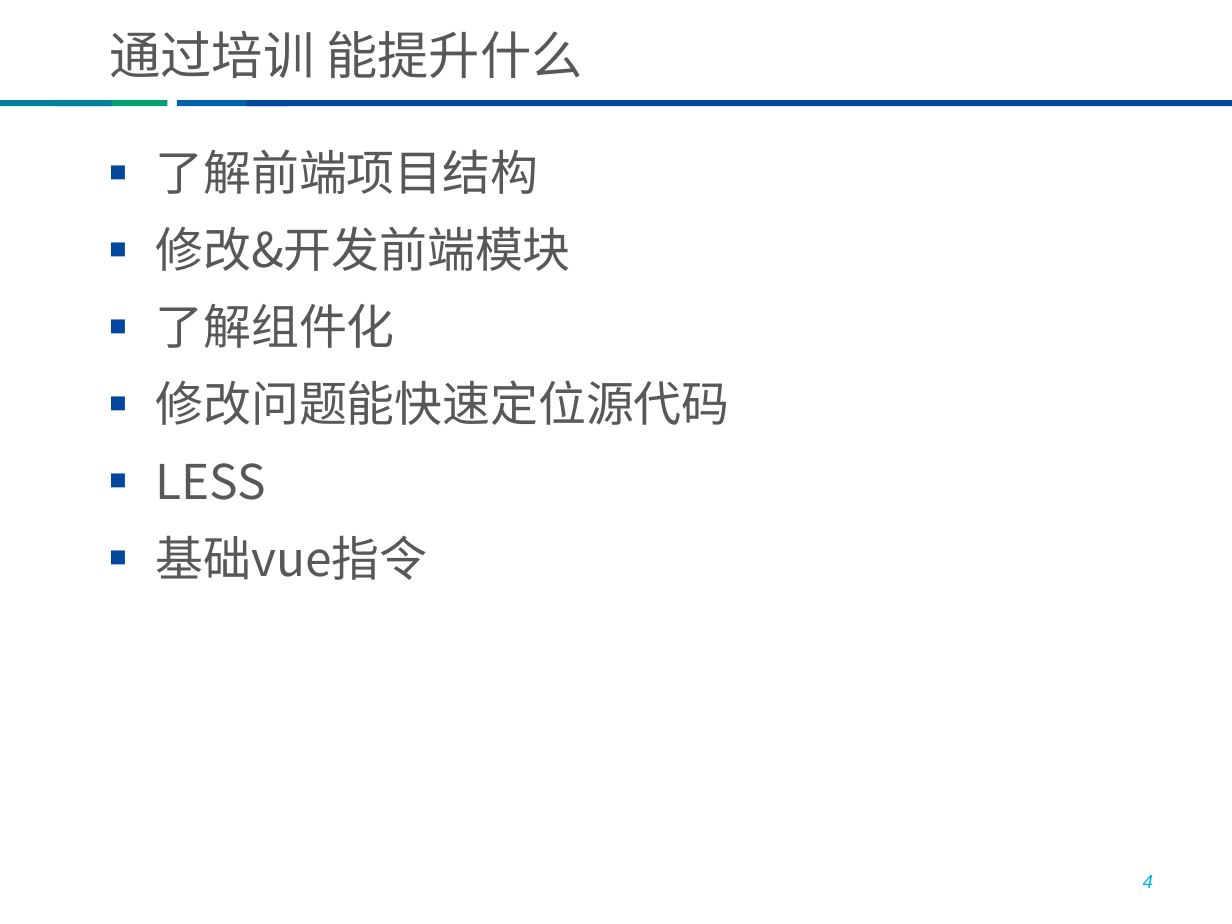
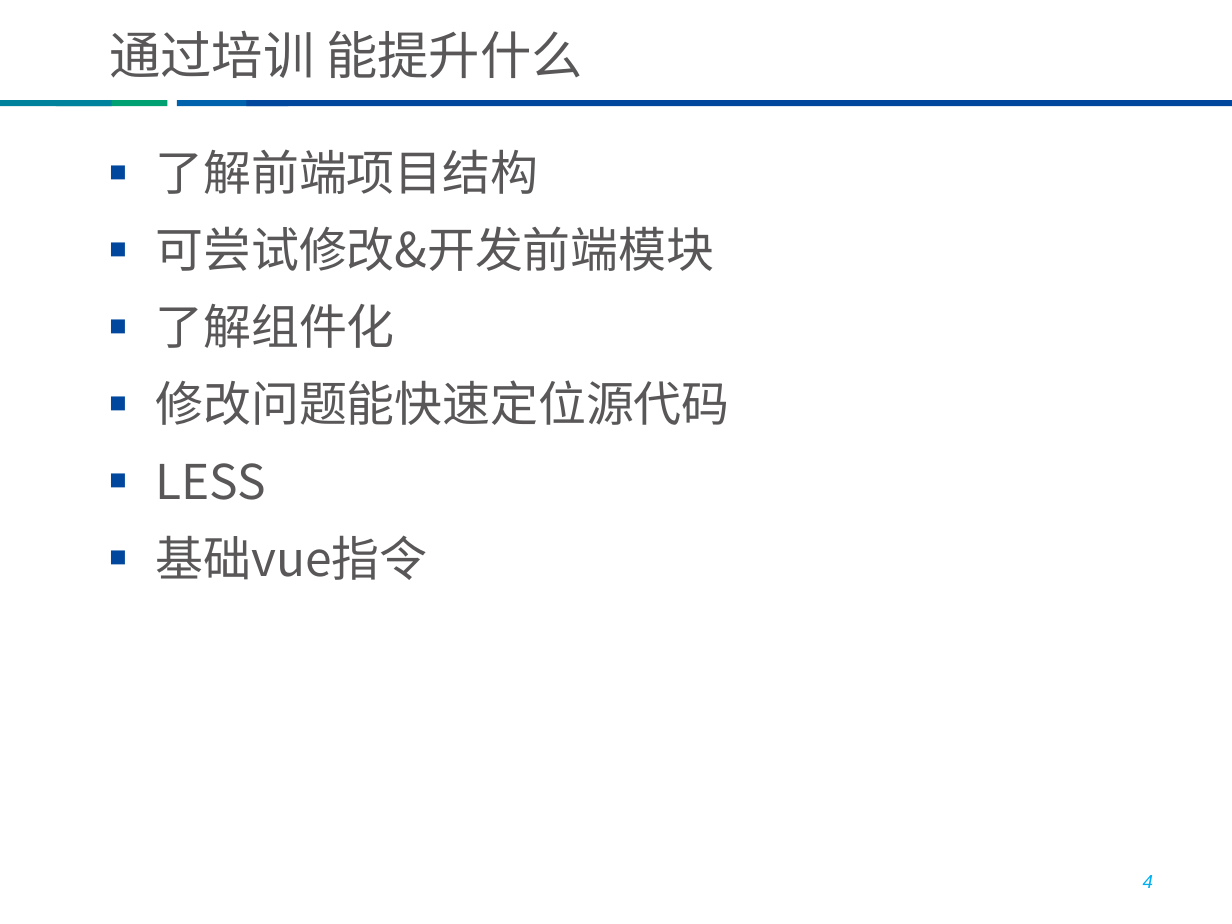
Before and after one commit to he8hepeng/thunisoftCli3, a slide deck: slide 4 of vue培训 v1.pptx. Drawn at 1232x924 pixels with LibreOffice and Linux fonts; fonts in the diff are those of the drawing; background and template pictures are left out. Boxes give left, top, right and bottom in pixels: in the first picture for what was removed or moved away, otherwise in the second. Text is boxed around its words. In the diff, an @@ line names an element or a change of style, - is before the commit and + after.

```diff
--- a/vue培训 v1.pptx
+++ b/vue培训 v1.pptx
@@ text at [156, 226, 715, 271]: text changed @@
-■ 修改&开发前端模块
+■ 可尝试修改&开发前端模块
```
Also in this commit, not shown: 3 slides added, 10 other files.
